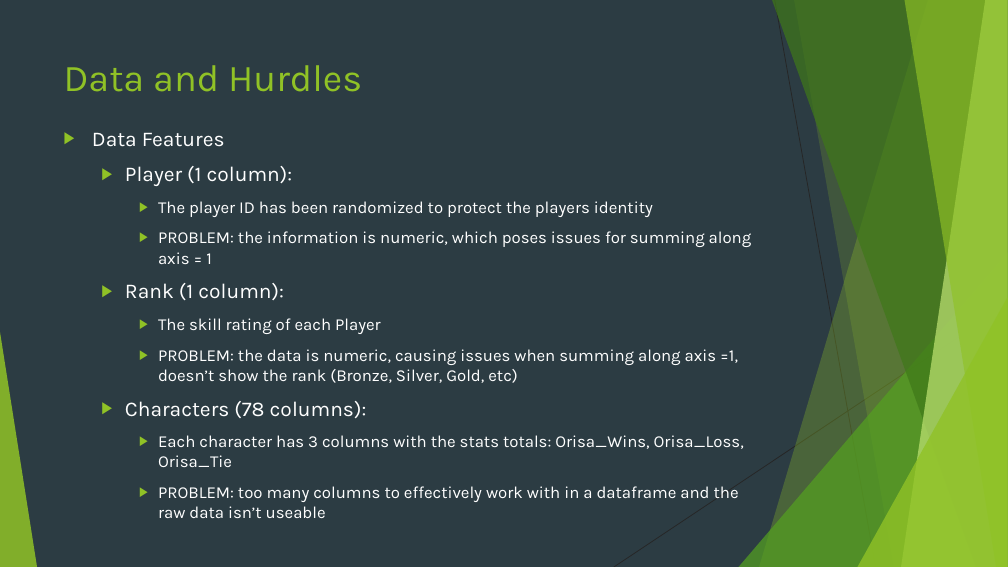
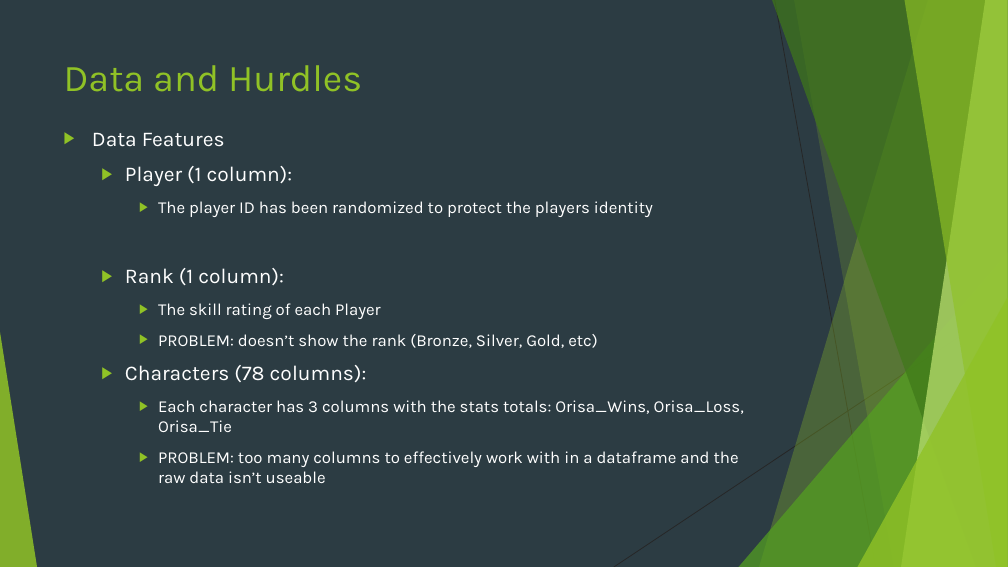
Before and after one commit to gaaliciA1990/OverwatchRankingsProject, a slide deck: slide 5 of Predicting Competitive Rank in Overwatch.pptx. Drawn at 1008x567 pixels with LibreOffice and Linux fonts; fonts in the diff are those of the drawing. Boxes give left, top, right and bottom in pixels: in the first picture for what was removed or moved away, otherwise in the second. Text is boxed around its words. In the diff, an @@ line names an element or a change of style, - is before the commit and + after.

```diff
--- a/Predicting Competitive Rank in Overwatch.pptx
+++ b/Predicting Competitive Rank in Overwatch.pptx
@@ text at (x1=158, y1=231, x2=752, y2=264): paragraph removed @@
-    ▶ PROBLEM: the information is numeric, which poses issues for summing along axis = 1
@@ text at (x1=158, y1=334, x2=597, y2=348): text changed @@
-    ▶ PROBLEM: the data is numeric, causing issues when summing along axis =1, doesn’t show the rank (Bronze, Silver, Gold, etc)
+    ▶ PROBLEM: doesn’t show the rank (Bronze, Silver, Gold, etc)
```
Also in this commit, not shown: 3 other slides changed, 1 other file.
